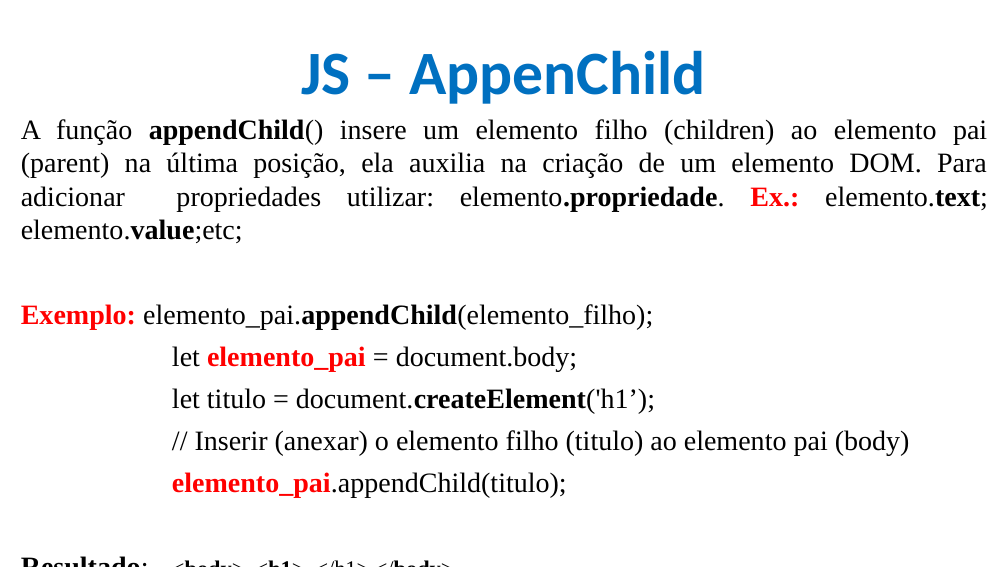
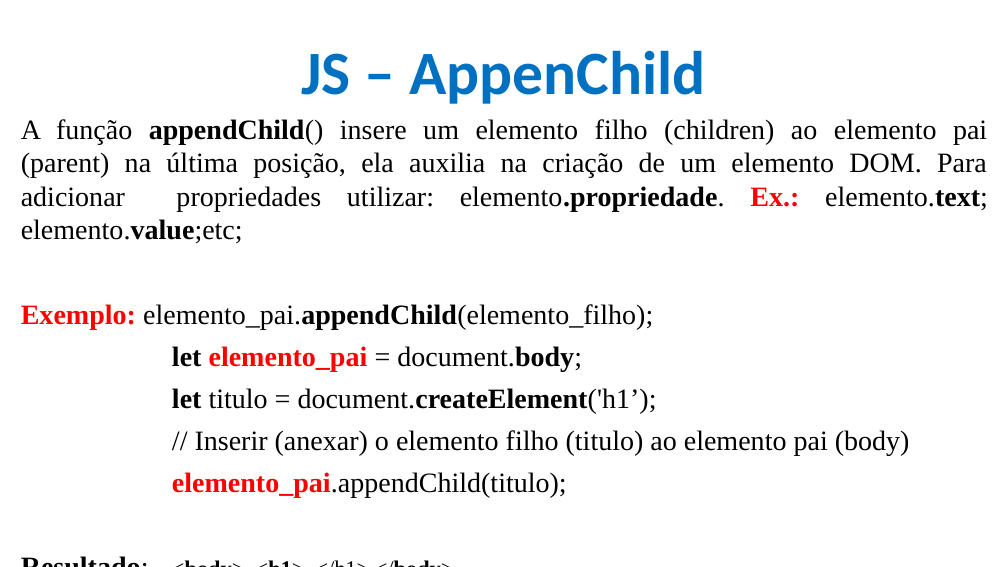
Before and after one commit to CloudEducationBrazil/WydenDesenvolvimentoWebPHP, a slide deck: slide 34 of 01 Classes/Aula 10 Desenvolvimento Web PHP - JS.pptx. Drawn at 1008x567 pixels with LibreOffice and Linux fonts; fonts in the diff are those of the drawing; background and template pictures are left out. Boxes give left, top, right and bottom in pixels: in the first picture for what was removed or moved away, otherwise in the second. Text is boxed around its words. In the diff, an @@ line names an element or a change of style, - is before the commit and + after.

```diff
--- a/01 Classes/Aula 10 Desenvolvimento Web PHP - JS.pptx
+++ b/01 Classes/Aula 10 Desenvolvimento Web PHP - JS.pptx
@@ text at (172, 346, 657, 413): bold on in "let document.body;", "let" @@
```
Also in this commit, not shown: 21 other slides changed, 1 other file.
